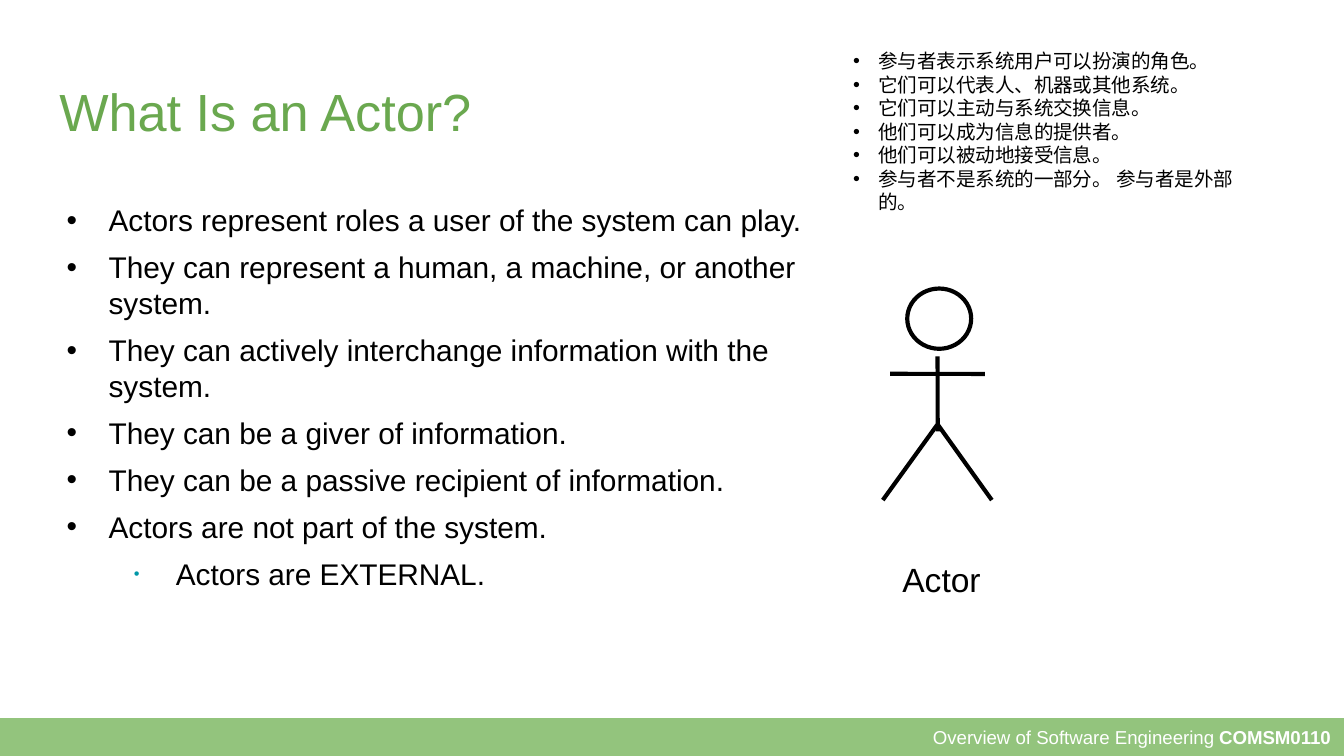
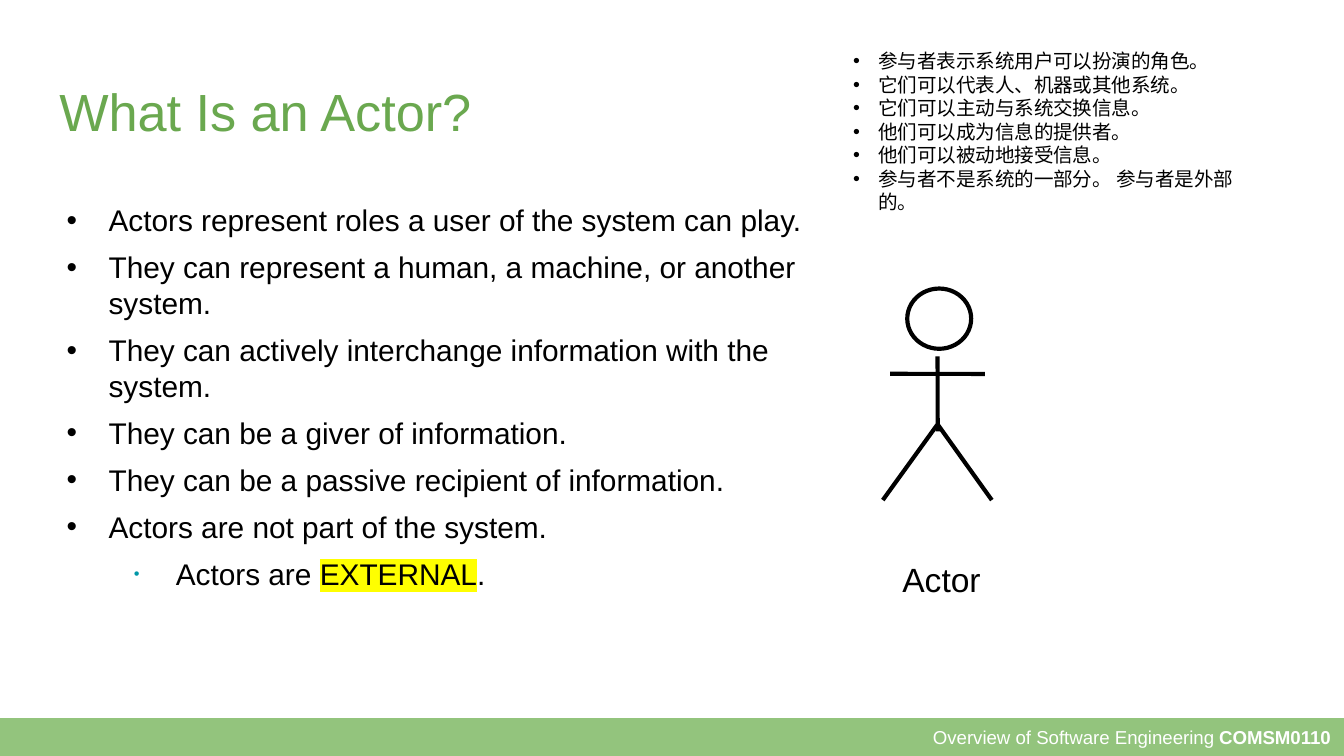
Before and after one commit to Kathy3665/coursesource, a slide deck: slide 22 of slides/3a - Requirements.odp. Drawn at 1344x756 pixels with LibreOffice and Linux fonts; fonts in the diff are those of the drawing. Boxes give left, top, right and bottom in pixels: in the first picture for what was removed or moved away, otherwise in the second. Text is boxed around its words. In the diff, an @@ line names an element or a change of style, - is before the commit and + after.

```diff
--- a/slides/3a - Requirements.odp
+++ b/slides/3a - Requirements.odp
@@ text in free at [176,562,486,591]: highlight none to #FFFF00 in "EXTERNAL." @@
```
Also in this commit, not shown: 9 other slides changed, 1 other file.
